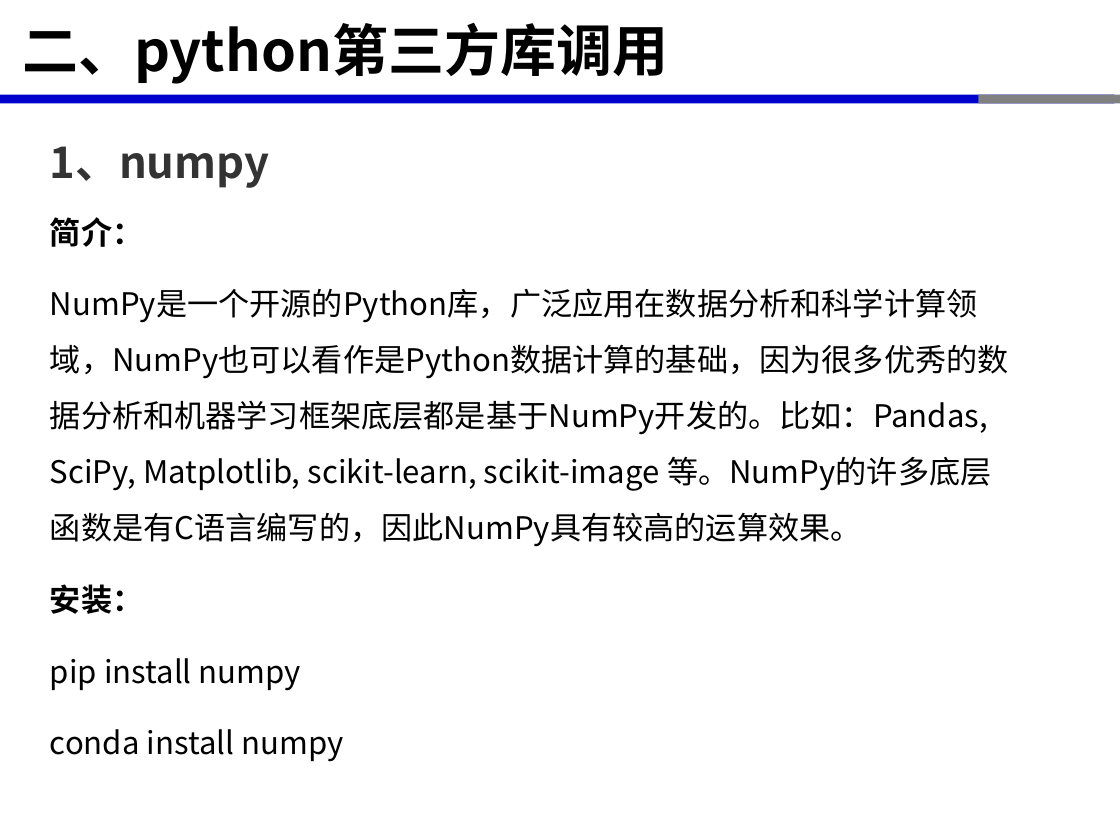
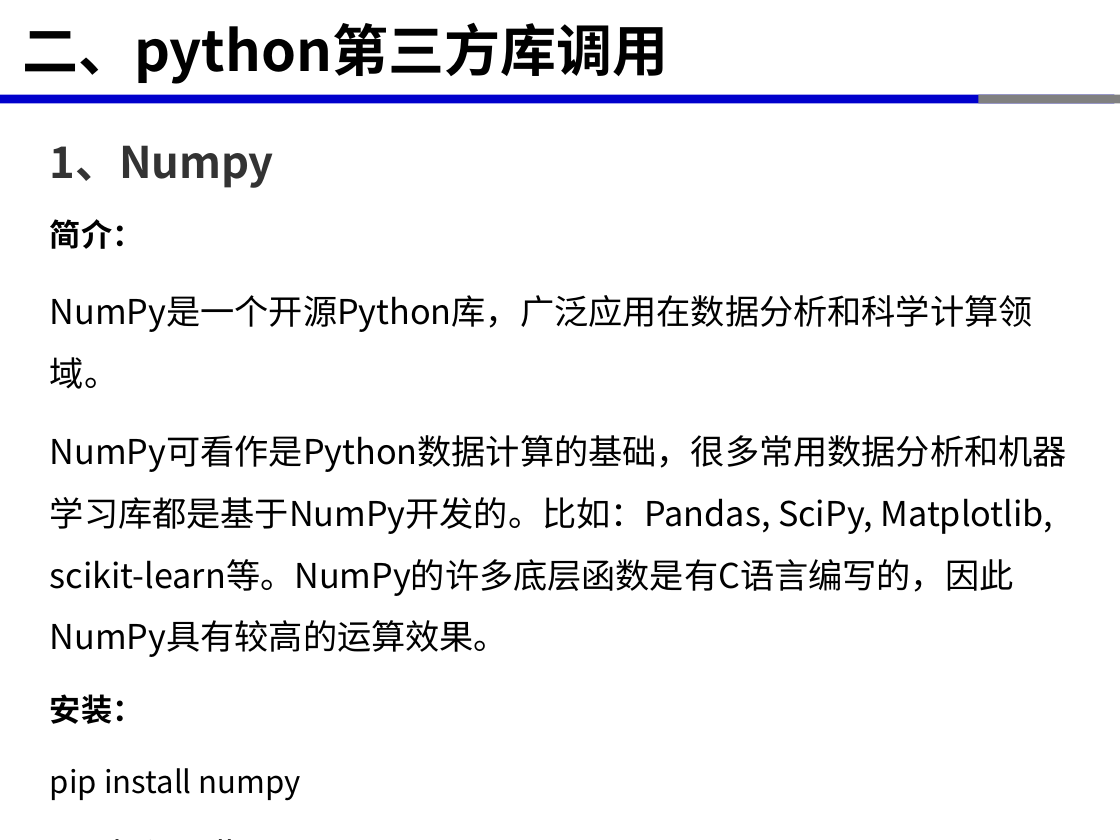
Before and after one commit to xinluo2018/spatial-data-processing, a slide deck: slide 7 of 第2章-Python程序设计基础/第3节-python库调用-2课时.pptx. Drawn at 1120x840 pixels with LibreOffice and Linux fonts; fonts in the diff are those of the drawing. Boxes give left, top, right and bottom in pixels: in the first picture for what was removed or moved away, otherwise in the second. Text is boxed around its words. In the diff, an @@ line names an element or a change of style, - is before the commit and + after.

```diff
--- a/第2章-Python程序设计基础/第3节-python库调用-2课时.pptx
+++ b/第2章-Python程序设计基础/第3节-python库调用-2课时.pptx
@@ text at [50,145,274,188]: text changed @@
-1、numpy
+1、Numpy
@@ text at [50,295,1067,657]: text changed; size 20 to 22 pt @@
-NumPy是一个开源的Python库，广泛应用在数据分析和科学计算领域，NumPy也可以看作是Python数据计算的基础，因为很多优秀的数据分析和机器学习框架底层都是基于NumPy开发的。比如：Pandas, SciPy, Matplotlib, scikit-learn, scikit-image 等。NumPy的许多底层函数是有C语言编写的，因此NumPy具有较高的运算效果。
+NumPy是一个开源Python库，广泛应用在数据分析和科学计算领域。
+NumPy可看作是Python数据计算的基础，很多常用数据分析和机器学习库都是基于NumPy开发的。比如：Pandas, SciPy, Matplotlib, scikit-learn等。NumPy的许多底层函数是有C语言编写的，因此NumPy具有较高的运算效果。
```
Also in this commit, not shown: 10 other slides changed, 20 other files.
